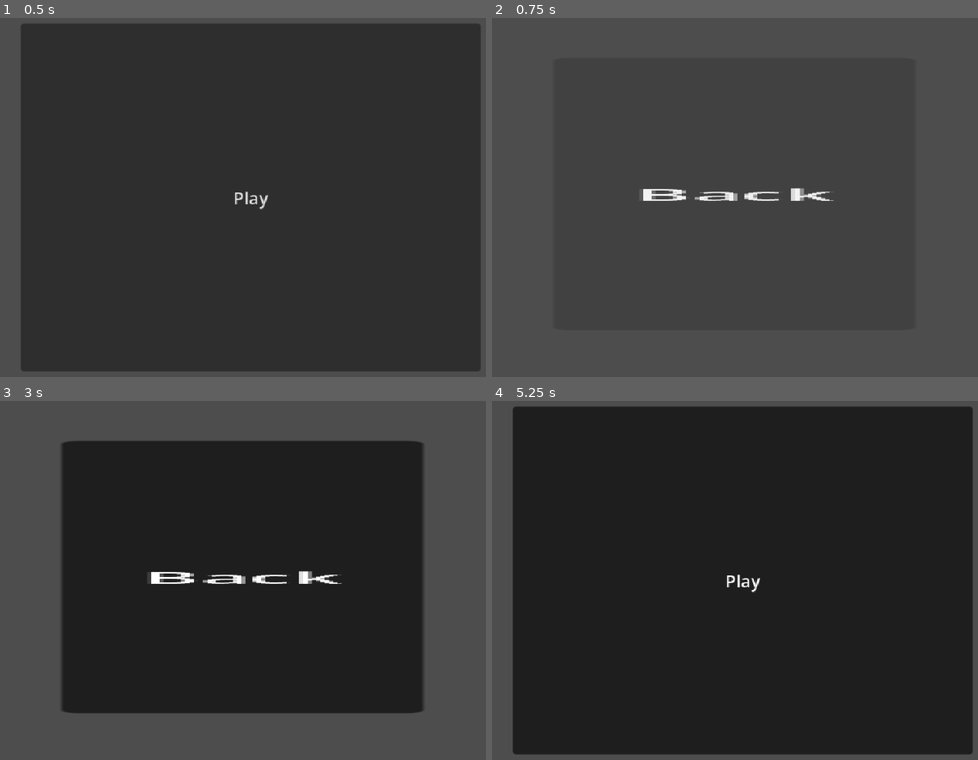
Above: before the commit, frames 1-4 (two rows, left to right).
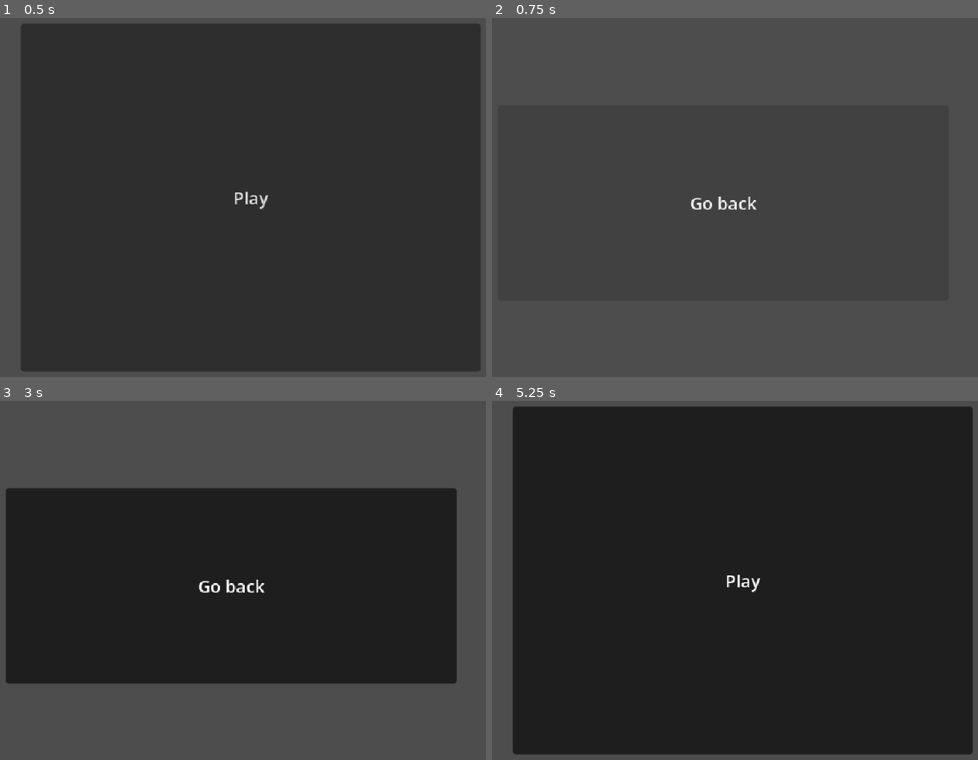
Above: after the commit, the same moments.

Repository: CyphingColt/game-1
Game: Godot game, scene res://scenes/main.tscn
Same seed, same stepped clock (60 frames per second), same inputs: the game is played once before the commit and once after it.
Inputs (mouse positions are in pixels of both pictures, inside the frame that each line leads up to):
- Up to frame 1 (0.5 s): no input
- Up to frame 2 (0.75 s): click "Play" at 0.5 s
- Up to frame 3 (3 s): click "Back" (after the commit: "Go back") at 1.25 s; click "Play" at 2 s; tap Enter at 2.75 s; move the mouse to (403, 566) at 2.77 s; hold Right from 2.78 s (still down); tap Alt at 2.85 s; click (403, 566) at 2.92 s
- Up to frame 4 (5.25 s): tap Space at 3.5, 5 s; move the mouse to (603, 605) at 3.52 s; release Right at 3.53 s; hold Down 3.53-4.28 s; tap Shift at 3.6, 5.1 s; tap Enter at 4.25 s; move the mouse to (812, 501) at 4.27 s; hold Right 4.28-5.03 s; tap Alt at 4.35 s; move the mouse to (710, 663) at 5.02 s; hold Up from 5.03 s (still down); click (710, 663) at 5.17 s

Frame 1 is identical in both runs. In frame 2, 0.9% of the frame differs, in the area x 31-71%, y 47-54%; in frame 3, 27%, in the area x 1-94%, y 11-88%; in frame 4, nothing differs.

Commit message:
Update Level.tscn

Diff:
--- a/scenes/Level.tscn
+++ b/scenes/Level.tscn
@@ -6,11 +6,10 @@
 script = ExtResource("1_uhqny")
 
 [node name="Icon" type="Button" parent="." unique_id=1455106643]
-offset_left = 143.0
-offset_top = 46.0
-offset_right = 210.9307
-offset_bottom = 299.60794
-scale = Vector2(4.9609375, 1)
-text = "Back"
+offset_left = 91.0
+offset_top = 90.0
+offset_right = 511.20587
+offset_bottom = 272.0
+text = "Go back"
 
 [connection signal="button_up" from="Icon" to="." method="_on_icon_button_up"]
